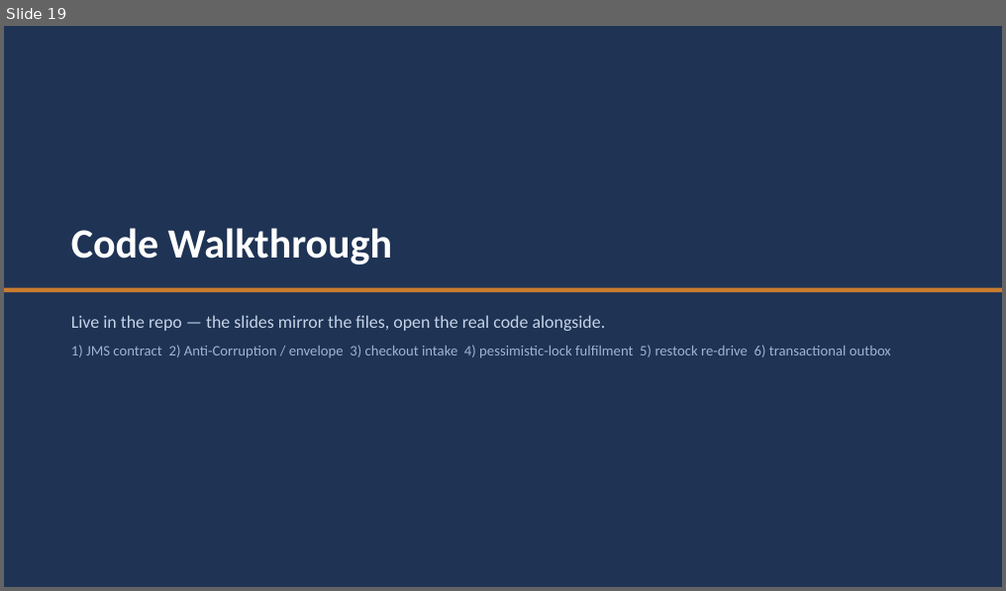
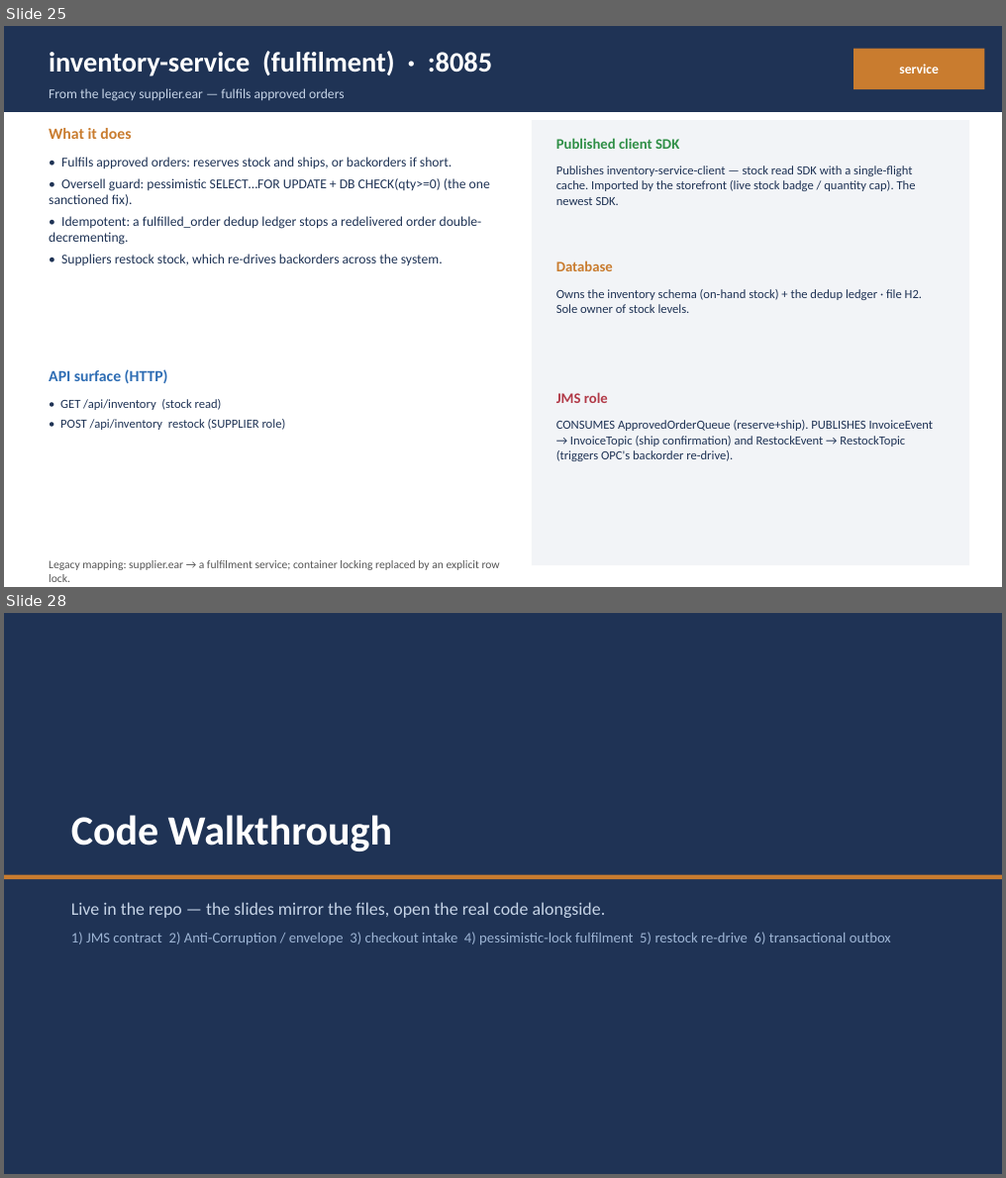
Before and after one commit to Vishak-94/pet-store, a slide deck: docs/PetStore_Demo_45min.pptx. Shown one above the other, each under a label of ours: slide 19 before the commit, slides 25 and 28 after it; the slides between them are not shown. The pictures are 1006x591 and 1006x1178 pixels, drawn with LibreOffice and Linux fonts; fonts in the diff are those of the drawing. Boxes give left, top, right and bottom in pixels: in the first picture for what was removed or moved away, otherwise in the second. Text is boxed around its words. In the diff, an @@ line names an element or a change of style, - is before the commit and + after.

```diff
--- a/docs/PetStore_Demo_45min.pptx
+++ b/docs/PetStore_Demo_45min.pptx
@@ slide 25 added at <box>4,26,1002,587</box>, background #FFFFFF @@
@@ rectangle added at <box>4,26,1002,112</box>, fill #1F3355 @@
@@ text added at <box>49,51,492,76</box>, 27 pt, text #FFFFFF, bold @@
+inventory-service (fulfilment) · :8085
@@ rectangle added at <box>853,49,985,89</box>, fill #C97C2F @@
@@ text added at <box>899,64,939,74</box>, 13 pt, text #FFFFFF, bold @@
+service
@@ text added at <box>49,88,345,101</box>, 13 pt, text #C5D3E6 @@
+From the legacy supplier.ear — fulfils approved orders
@@ text added at <box>49,128,131,139</box>, 15 pt, text #C97C2F, bold @@
+What it does
@@ rectangle added at <box>532,120,969,566</box>, fill #F2F4F7 @@
@@ text added at <box>556,138,679,149</box>, 14 pt, text #2F8F46, bold @@
+Published client SDK
@@ text added at <box>49,157,490,266</box>, 13 pt, text #1F3355 @@
+• Fulfils approved orders: reserves stock and ships, or backorders if short.
+• Oversell guard: pessimistic SELECT…FOR UPDATE + DB CHECK(qty>=0) (the one sanctioned fix).
+• Idempotent: a fulfilled_order dedup ledger stops a redelivered order double-decrementing.
+• Suppliers restock stock, which re-drives backorders across the system.
@@ text added at <box>556,166,916,205</box>, 12 pt, text #1F3355 @@
+Publishes inventory-service-client — stock read SDK with a single-flight cache. Imported by the storefront (live stock badge / quantity cap). The newest SDK.
@@ text added at <box>556,261,613,272</box>, 14 pt, text #C97C2F, bold @@
+Database
@@ text added at <box>556,289,922,313</box>, 12 pt, text #1F3355 @@
+Owns the inventory schema (on-hand stock) + the dedup ledger · file H2. Sole owner of stock levels.
@@ text added at <box>49,370,168,383</box>, 15 pt, text #2E6DB4, bold @@
+API surface (HTTP)
@@ text added at <box>60,399,286,430</box>, 12 pt, text #1F3355 @@
+• GET /api/inventory (stock read)
+• POST /api/inventory restock (SUPPLIER role)
@@ text added at <box>556,392,608,403</box>, 14 pt, text #B23A48, bold @@
+JMS role
@@ text added at <box>556,420,934,462</box>, 12 pt, text #1F3355 @@
+CONSUMES ApprovedOrderQueue (reserve+ship). PUBLISHES InvoiceEvent → InvoiceTopic (ship confirmation) and RestockEvent → RestockTopic (triggers OPC's backorder re-drive).
@@ text added at <box>49,561,500,582</box>, 11 pt, text #555555 @@
+Legacy mapping: supplier.ear → a fulfilment service; container locking replaced by an explicit row lock.
@@ what was slide 19 is now slide 28 @@
```
Also in this commit, not shown: 1 slide changed, 8 other slides added, 1 other file.
